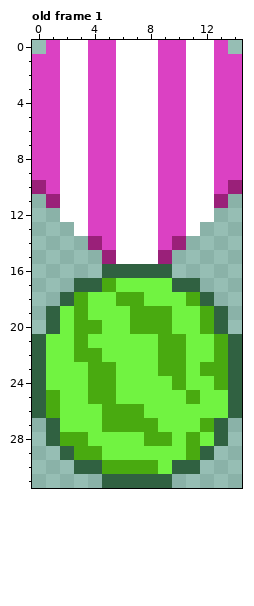
A pixel-art file gets an edit: ase/medals.ase. The picture above was drawn from the file before the commit.
15x32 pixels, 1 frame. Shown: old frame 1. The commit also changed other frames, which this record leaves out.
After the commit:
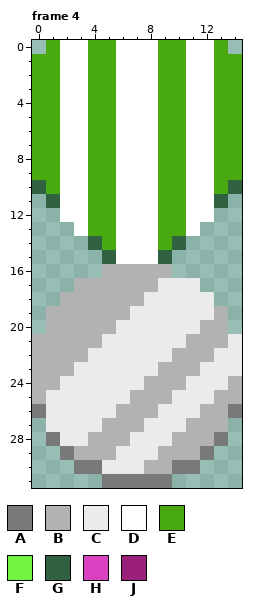
Palette (. is transparent): A #797979  B #b2b2b2  C #ebebeb  D #ffffff  E #49aa10  F #71f341  G #306141  H #db41c3  J #9a2079
A new or re-ordered frame is compared with the old frame closest to it.
From old to new:
frames 1 -> 5
layer "Medal" added
layer "Silver" removed
layer "Gold" removed
layer "Melon" removed
Changed rows in their new state; - is an unchanged pixel.
Frame 4 is new; against old frame 1, layer "Medal":
first column x 0:
 0 -E--EE---EE--E-
 1 EE--EE---EE--EE
 2 EE--EE---EE--EE
 3 EE--EE---EE--EE
 4 EE--EE---EE--EE
 5 EE--EE---EE--EE
 6 EE--EE---EE--EE
 7 EE--EE---EE--EE
 8 EE--EE---EE--EE
 9 EE--EE---EE--EE
10 GE--EE---EE--EG
11 -G--EE---EE--G-
12 ----EE---EE----
13 ----EE---EE----
14 ----GE---EG----
15 -----G---G-----
16 -----BBBBB-----
17 ---BBBBBBCCC---
18 --BBBBBBCCCCC--
19 -BBBBBBCCCCCCB-
20 -BBBBBCCCCCCBB-
21 BBBBBCCCCCCBBBC
22 BBBBCCCCCCBBBCC
23 BBBCCCCCCBBBCCC
24 BBCCCCCCBBBCCCB
25 BCCCCCCBBBCCCBB
26 ACCCCCBBBCCCBBA
27 -CCCCBBBCCCBBB-
28 -ACCBBBCCCBBBA-
29 --ABBBCCCBBBA--
30 ---AACCCBBAA---
31 -----AAAAA-----
